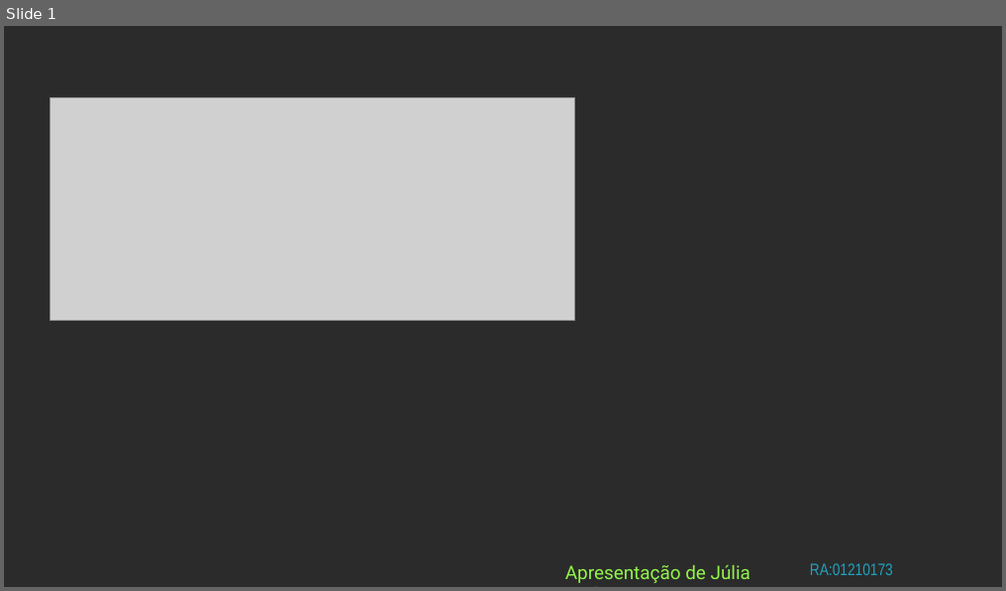
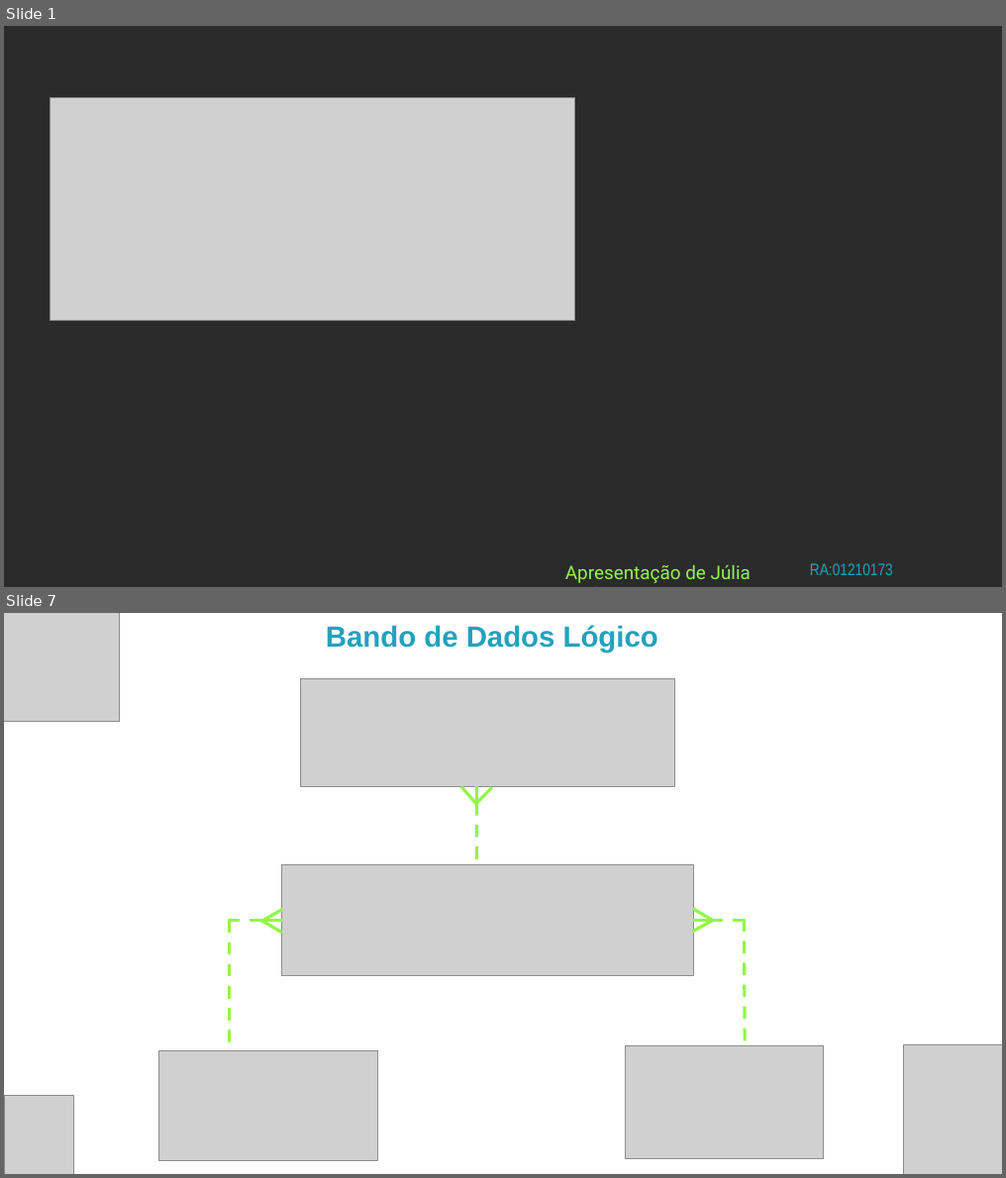
Before and after one commit to JuliaBudavicius/RickAndMoty, a slide deck: ProjetoIndividual/Apresentação.pptx. Shown one above the other, each under a label of ours: slide 1 before the commit, slides 1 and 7 after it; the slides between them are not shown. The pictures are 1006x591 and 1006x1178 pixels, drawn with LibreOffice and Linux fonts; fonts in the diff are those of the drawing; grey boxes stand for pictures; background and template pictures are left out; a plain dark background stands for a picture behind light text. Boxes give left, top, right and bottom in pixels: in the first picture for what was removed or moved away, otherwise in the second. Text is boxed around its words. In the diff, an @@ line names an element or a change of style, - is before the commit and + after.

```diff
--- a/ProjetoIndividual/Apresentação.pptx
+++ b/ProjetoIndividual/Apresentação.pptx
@@ slide 7 added at bbox=[4, 613, 1002, 1174], background picture (left out) @@
@@ picture added at bbox=[4, 613, 120, 722] @@
@@ text added at bbox=[326, 625, 658, 653], 28 pt, text #22A2BD, bold @@
+Bando de Dados Lógico
@@ picture added at bbox=[301, 679, 675, 786] @@
@@ line added from (476, 804) to (461, 786), #92F649 3 pt @@
@@ line added from (476, 786) to (476, 805), #92F649 3 pt @@
@@ line added from (492, 787) to (478, 802), #92F649 3 pt @@
@@ line added from (477, 803) to (476, 866), #92F649 3 pt dashed @@
@@ picture added at bbox=[282, 865, 693, 976] @@
@@ line added from (282, 909) to (263, 921), #92F649 3 pt @@
@@ line added from (714, 922) to (693, 909), #92F649 3 pt @@
@@ line added from (262, 921) to (227, 921), #92F649 3 pt dashed @@
@@ line added from (230, 921) to (230, 1051), #92F649 3 pt dashed @@
@@ line added from (282, 921) to (259, 921), #92F649 3 pt @@
@@ line added from (282, 933) to (261, 921), #92F649 3 pt @@
@@ line added from (712, 921) to (693, 932), #92F649 3 pt @@
@@ line added from (716, 921) to (693, 921), #92F649 3 pt @@
@@ line added from (746, 921) to (710, 921), #92F649 3 pt dashed @@
@@ line added from (745, 919) to (746, 1045), #92F649 3 pt dashed @@
@@ picture added at bbox=[158, 1051, 377, 1161] @@
@@ picture added at bbox=[626, 1046, 824, 1159] @@
@@ picture added at bbox=[904, 1045, 1002, 1174] @@
@@ picture added at bbox=[4, 1096, 73, 1174] @@
```
Also in this commit, not shown: 1 slide changed, 7 other slides added, 3 slides removed, 16 other files.
